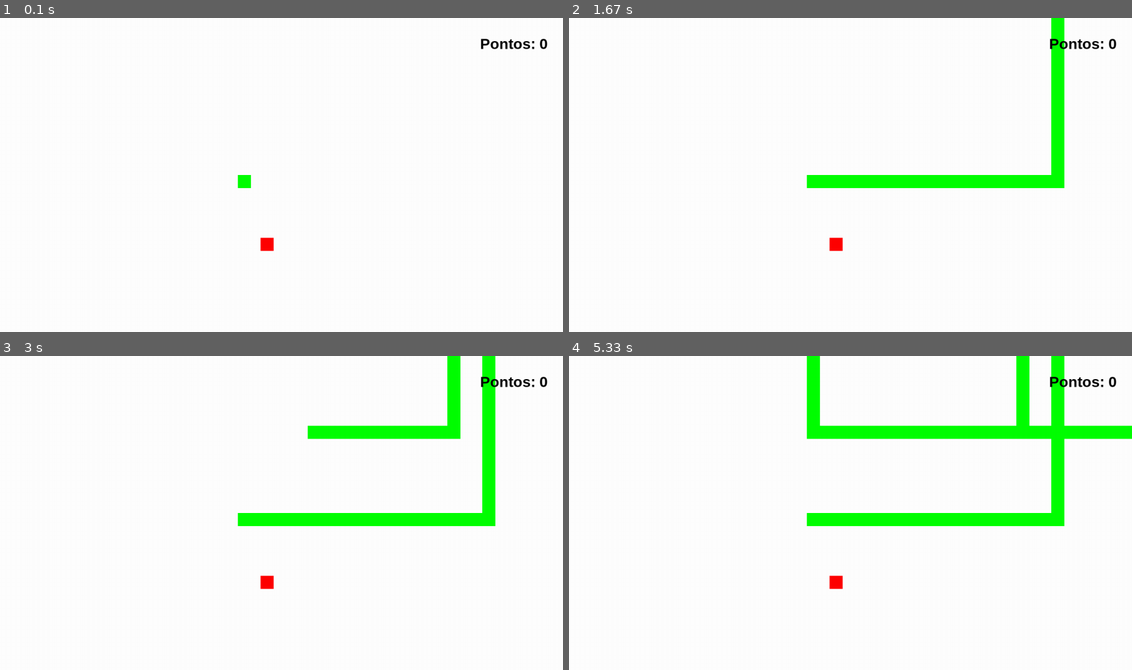
Above: before the commit, frames 1-4 (two rows, left to right).
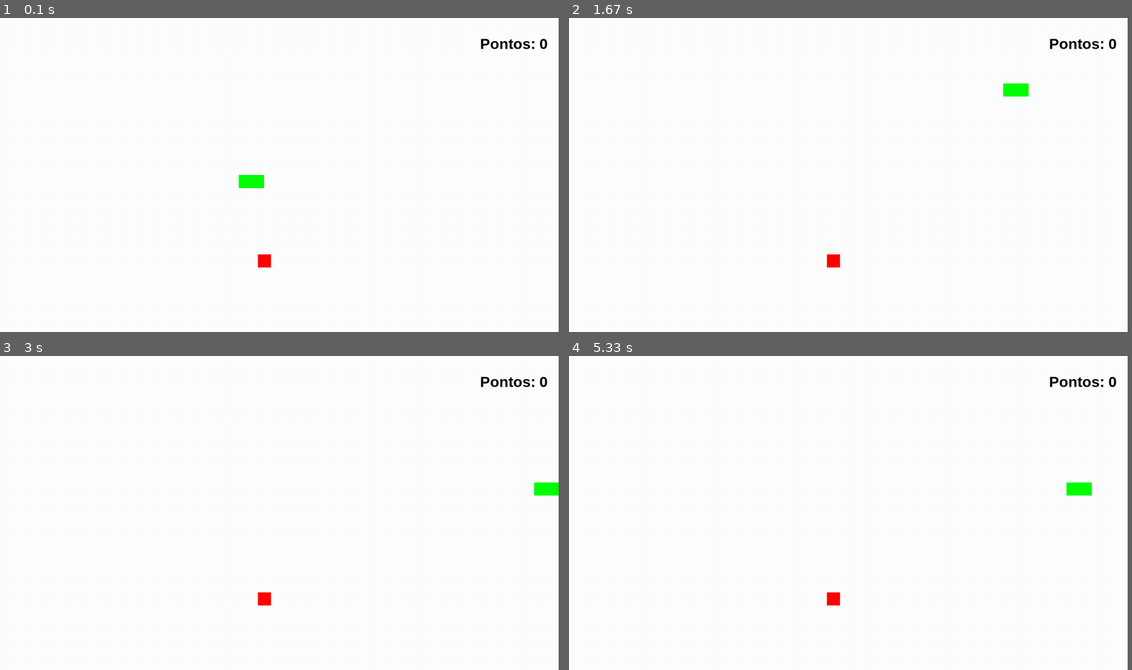
Above: after the commit, the same moments.

Repository: Matrigs1/CursoPygame
Game: pygame game, started from main.py
Two runs of this game, one before a commit and one after it. Both use one fixed random seed, a clock stepped at 60 frames per second and the inputs below.
Inputs:
- Up to frame 1 (0.1 s): no input
- Up to frame 2 (1.67 s): hold D 0.33-0.8 s; hold W 0.83-1.3 s; hold D from 1.33 s (still down)
- Up to frame 3 (3 s): release D at 1.8 s; hold A 1.83-2.37 s; hold S 2.4-2.7 s; hold A from 2.73 s (still down)
- Up to frame 4 (5.33 s): release A at 3.13 s; hold W 3.17-3.53 s; hold D 3.57-4.2 s; hold S 4.23-4.6 s; hold A 4.63-5.1 s; hold D from 5.13 s (still down)
The window is 900x502 before the commit and 893x502 after it. Grey fills any space a smaller window leaves; there, only what the larger window draws over its background counts as a difference.

The runs differ from the first frame. In frame 1, 0.3% of the frame differs, in the area x 42-49%, y 50-80%; in frame 2, 3.5%; in frame 3, 5.2%; in frame 4, 7.0%, in the area x 42-100%, y 0-80%.

Commit message:
Enviando jogo da cobra finalizado

Diff:
--- a/main.py
+++ b/main.py
@@ -5,23 +5,31 @@
 # Inicia o pygame.
 pygame.init()
 
+# Dá load, ajusta o volume e toca uma música.
+musica_de_fundo = pygame.mixer.music.load('assets/BoxCat Games - CPU Talk.mp3')
 pygame.mixer.music.set_volume(0.2)
-musica_de_fundo = pygame.mixer.music.load('assets/BoxCat Games - CPU Talk.mp3')
-pygame.mixer.music.play(-1)
-
+pygame.mixer.music.play(-1) # Vai tocar em repetição.
+
+# Som para uma colisão. É o som que irá tocar quando um evento ocorrer.
 barulho_colisao = pygame.mixer.Sound('assets/smw_coin.wav')
 barulho_colisao.set_volume(0.5)
 
 #Definindo a altura e largura da tela.
-altura, largura = 720, 1290
+altura, largura = 720, 1280
 # Achando o meio da tela ao dividir a largura por 2 e subtraindo ao tamanho do objeto / 2 (o meio do objeto).
 x_cobra = (largura / 2) - 200/2
 # Meio da tela em altura.
 y_cobra = altura / 2
 
+# Velocidade de movimento da cobra
+velocidade = 7
+# X se desloca conforme a velocidade
+x_controle = velocidade
+y_controle = 0
+
 # Posições alteatórias dentro do escopo da tela para o segundo ellipse.
-x_maca = randint(100, 1180)
-y_maca = randint(100, 620)
+x_maca = randint(30, 1250)
+y_maca = randint(30, 690)
 
 # Acumulativa
 pontos = 0
@@ -31,18 +39,39 @@
 # Passando largura e altura para a janela.
 tela = pygame.display.set_mode((largura, altura))
 # Setando o nome do jogo
-pygame.display.set_caption('Jogo')
+pygame.display.set_caption('Snake Game')
 # Um clock para o framerate do jogo.
 relogio = pygame.time.Clock()
 
+lista_cobra = []
+
+# Definindo o comprimento inicial da cobra
+comprimento_inicial = 5
+morreu = False
+
 def aumenta_cobra(lista_cobra):
+    # Para cada X e Y dentro do array da cobra
     for XeY in lista_cobra:
+        # Renderizar esse retângulo
         pygame.draw.rect(tela, (0, 255, 0), (XeY[0], XeY[1], 30, 30))
 
-lista_cobra = []
+# Função que reinicia o game se a cobra colidir com ela mesma.
+def reiniciar_jogo():
+    # Tornando essas variáveis globais (para que seus valores sejam resetados).
+    global pontos, comprimento_inicial, x_cobra, y_cobra, lista_cobra, lista_cabeca, x_maca, y_maca, morreu
+    pontos = 0
+    comprimento_inicial = 5
+    x_cobra = (largura / 2) - 200/2
+    y_cobra = altura / 2
+    lista_cobra = []
+    lista_cabeca = []
+    x_maca = randint(30, 1250)
+    y_maca = randint(30, 690)
+    morreu = False
+
 
 while True:
-    #Colcoando o game em 60 frames.
+    #Colocando o game em 60 frames.
     relogio.tick(60)
     # Enche a tela com branco a cada iteração (limpa a tela).
     tela.fill((255, 255, 255))
@@ -56,19 +85,37 @@
             pygame.quit()
             sys.exit()
 
-        '''
+        # Se a tecla pressionada for.
         if event.type == KEYDOWN:
             if event.key == K_a:
-                x -= 20
+                # Impossibilita a tecla de assumir o valor para direita. Que é sempre positivo.
+                if x_controle == velocidade:
+                    pass
+                else:
+                # Se for negativo (como deveria), assume esse valor para x e y passa a valer 0.
+                    x_controle = -velocidade
+                    y_controle = 0
             if event.key == K_d:
-                x += 20
+                if x_controle == -velocidade:
+                    pass
+                else:
+                    x_controle = velocidade
+                    y_controle = 0
             if event.key == K_w:
-                y -= 20
+                if y_controle == velocidade:
+                    pass
+                else:
+                    y_controle = -velocidade
+                    x_controle = 0
             if event.key == K_s:
-                y += 20
-        '''
+                if y_controle == -velocidade:
+                    pass
+                else:
+                    y_controle = velocidade
+                    x_controle = 0
 
     # Se a tecla estiver pressionada.
+    '''
     if pygame.key.get_pressed()[K_a]:
         x_cobra -= 20
     if pygame.key.get_pressed()[K_d]:
@@ -77,6 +124,11 @@
         y_cobra -= 20
     if pygame.key.get_pressed()[K_s]:
         y_cobra += 20
+    '''
+
+    # Posições da cobra assumem x e y controle.
+    x_cobra += x_controle
+    y_cobra += y_controle
 
     # Desenhando um ellipse na tela, de cor vermelha e com as coordenadas x e y no meio da tela.
     cobra = pygame.draw.rect(tela, (0, 255, 0), (x_cobra, y_cobra, 30, 30))
@@ -89,12 +141,57 @@
         y_maca = randint(30, 690) #O y também.
         pontos += 1 #Aumenta um ponto.
         barulho_colisao.play()
+        comprimento_inicial +=  1
 
     lista_cabeca = []
     lista_cabeca.append(x_cobra)
     lista_cabeca.append(y_cobra)
+
     lista_cobra.append(lista_cabeca)
 
+    # Se a cabeça da cobra tentar assumir uma posição já existente dentro da sua lista, significa uma colisão com ela própria. É game over.
+    if lista_cobra.count(lista_cabeca) > 1:
+        fonte_2 = pygame.font.SysFont('arial', 20, True, True)
+        mensagem = 'Game over! Pressione a tecla R para jogar novamente.'
+        texto_formatado = fonte_2.render(mensagem, True, (0, 0, 0))
+        # Joga o texto em um retângulo, para manipular o seu posicionamento.
+        ret_texto = texto_formatado.get_rect()
+
+        # Morreu passa a ser verdadeiro.
+        morreu = True
+        while morreu:
+            # Limpa a tela novamente
+            tela.fill((255, 255, 255))
+            for event in pygame.event.get():
+                if event.type == QUIT:
+                    pygame.quit()
+                    sys.exit()
+                # Se o jogador pressionar R, reinicia o jogo.
+                if event.type == KEYDOWN:
+                    if event.key == K_r:
+                        reiniciar_jogo()
+
+            # Centraliza o texto
+            ret_texto.center = (largura // 2, altura // 2)
+            tela.blit(texto_formatado, ret_texto)
+            pygame.display.update()
+
+    # Se o eixo x (horizontal) ultrapassar a largura para a direita (1280) = zera o eixo.
+    if x_cobra > largura:
+        x_cobra = 0
+    # Se o eixo x ultrapassar a largura para a esquerda (0) = seta ele para o valor da largura (1280).
+    if x_cobra < 0:
+        x_cobra = largura
+    if y_cobra < 0:
+        y_cobra = altura
+    if y_cobra > altura:
+        y_cobra = 0
+
+    # Se o tamanho da cobra for maior que o comprimento inicial, deleta a primeira posição do array.
+    if len(lista_cobra) > comprimento_inicial:
+        del lista_cobra[0]
+
+    # E aumenta a cobra.
     aumenta_cobra(lista_cobra)
 
     # Coloca na tela o texto, com a sua devida posição.
